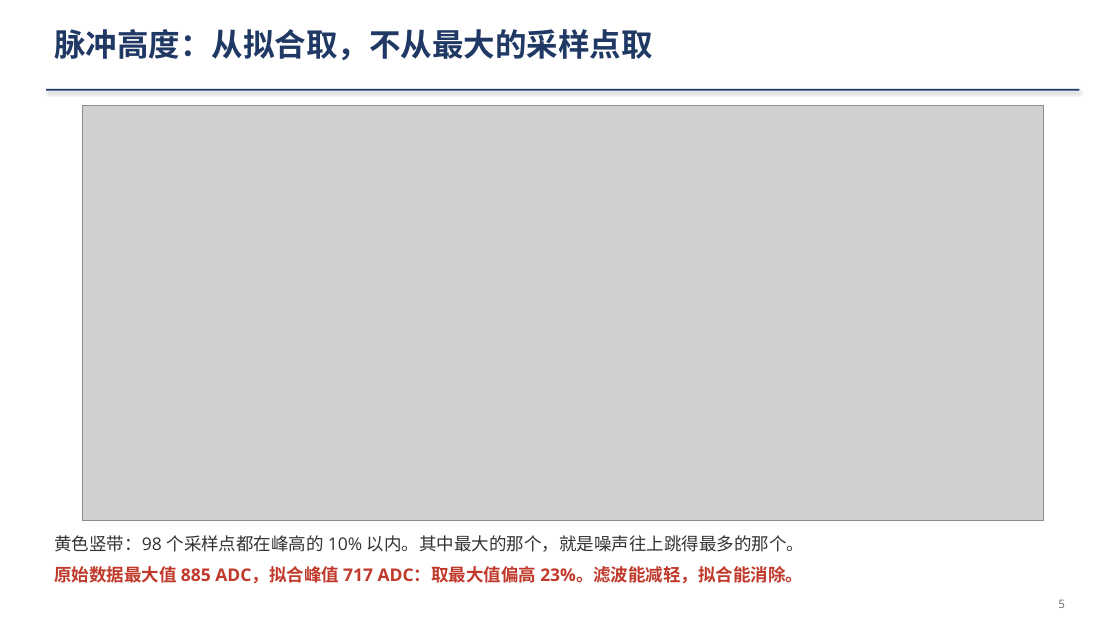
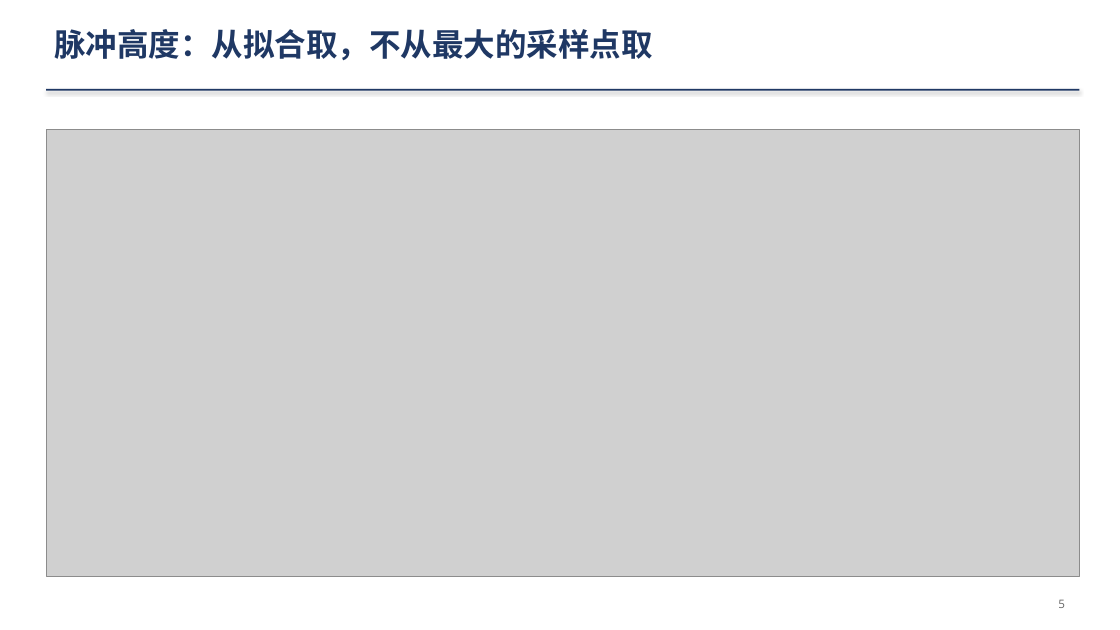
Before and after one commit to ZhihengLi0/urop, a slide deck: slide 5 of snolab/collection_efficiency/presentation/SNOLAB_R4_collection_efficiency_20260910_zh.pptx. Drawn at 1120x630 pixels with LibreOffice and Linux fonts; fonts in the diff are those of the drawing; grey boxes stand for pictures. Boxes give left, top, right and bottom in pixels: in the first picture for what was removed or moved away, otherwise in the second. Text is boxed around its words. In the diff, an @@ line names an element or a change of style, - is before the commit and + after.

```diff
--- a/snolab/collection_efficiency/presentation/SNOLAB_R4_collection_efficiency_20260910_zh.pptx
+++ b/snolab/collection_efficiency/presentation/SNOLAB_R4_collection_efficiency_20260910_zh.pptx
@@ picture: place and size @@
-picture at <box>82,105,1043,521</box>
+picture at <box>46,129,1080,576</box>
@@ text removed at <box>54,535,804,584</box> @@
-黄色竖带：98 个采样点都在峰高的 10% 以内。其中最大的那个，就是噪声往上跳得最多的那个。
-原始数据最大值 885 ADC，拟合峰值 717 ADC：取最大值偏高 23%。滤波能减轻，拟合能消除。
```
Also in this commit, not shown: 1 other slide changed, 8 other files.
